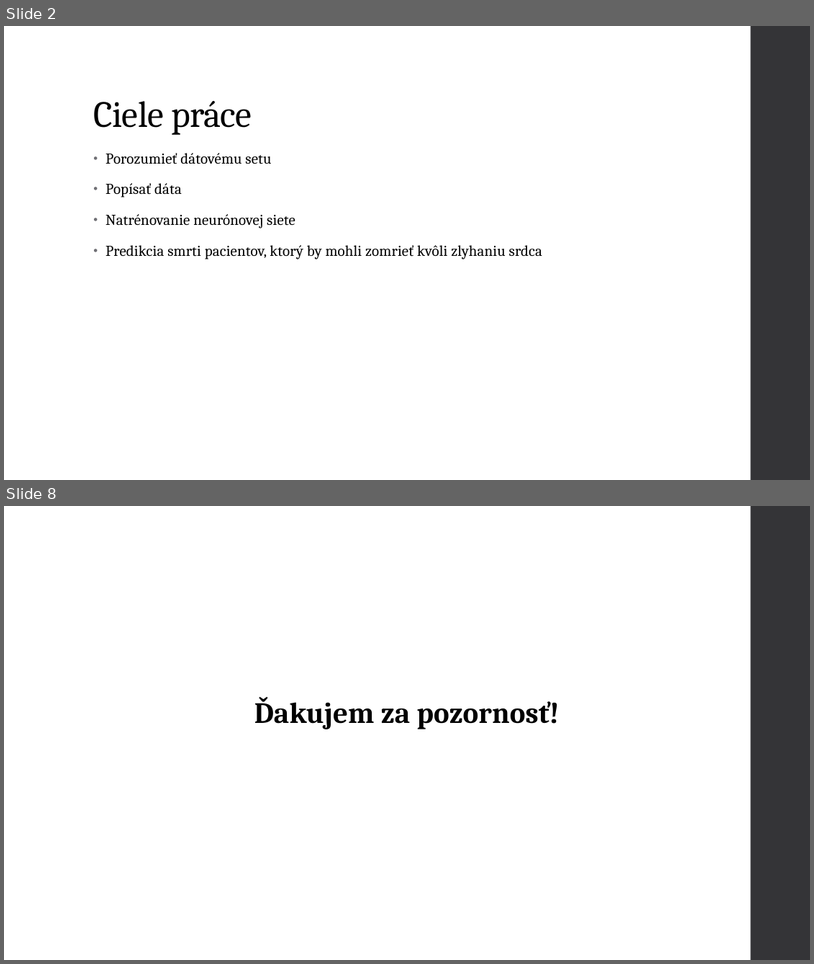
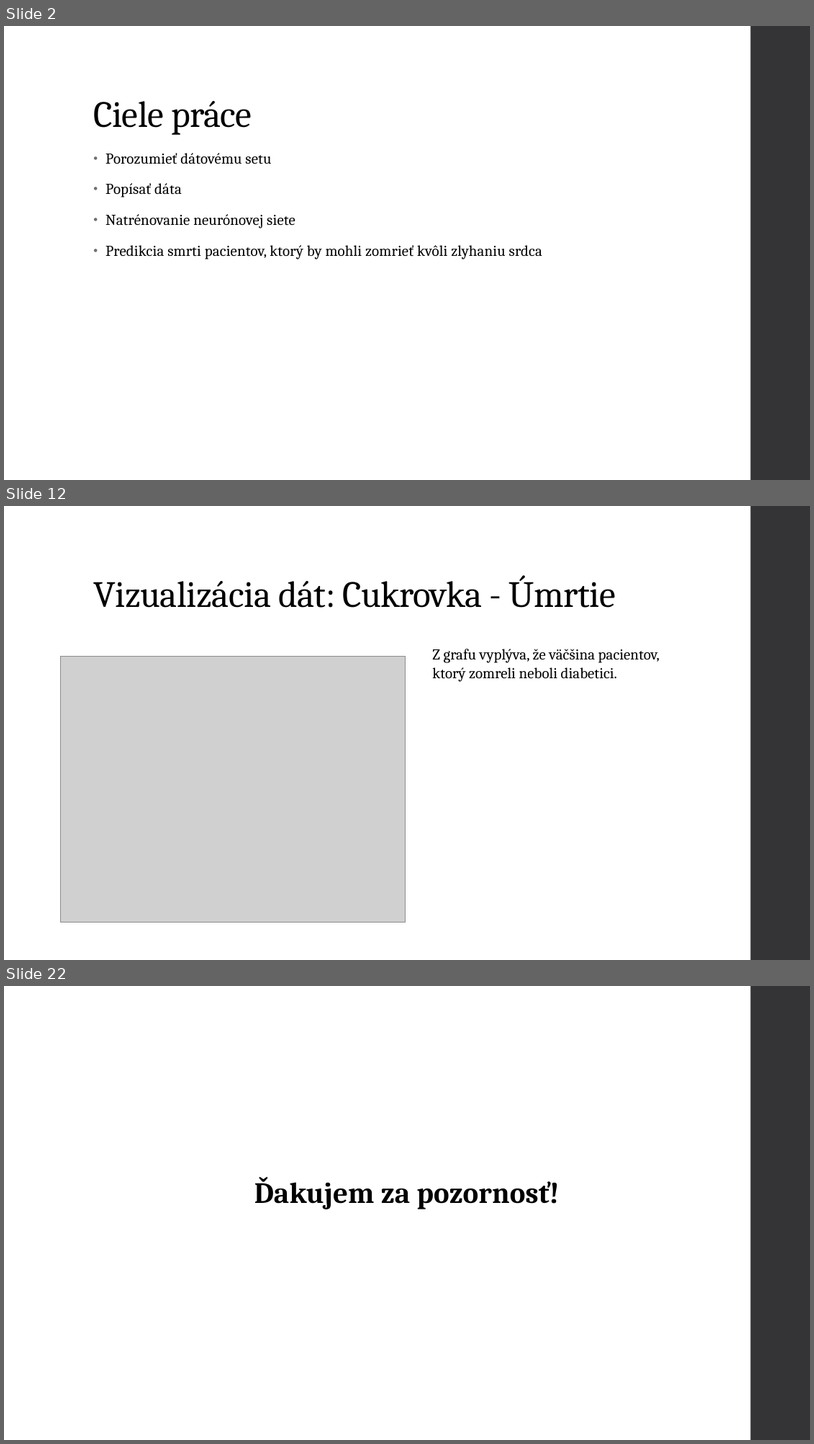
Before and after one commit to mvanko/Vanko_Martin_NS2021, a slide deck: Vanko Martin Predikcia zlyhania srdca.pptx. Shown one above the other, each under a label of ours: slides 2 and 8 before the commit, slides 2, 12 and 22 after it; the slides between them are not shown. The pictures are 814x964 and 814x1444 pixels, drawn with LibreOffice and Linux fonts; fonts in the diff are those of the drawing; grey boxes stand for pictures. Boxes give left, top, right and bottom in pixels: in the first picture for what was removed or moved away, otherwise in the second. Text is boxed around its words. In the diff, an @@ line names an element or a change of style, - is before the commit and + after.

```diff
--- a/Vanko Martin Predikcia zlyhania srdca.pptx
+++ b/Vanko Martin Predikcia zlyhania srdca.pptx
@@ slide 12 added at <box>4,506,810,960</box>, background #FFFFFF; not listed: 1 template element that a slide beside it also shows @@
@@ title added at <box>93,575,616,608</box>, 44 pt, text #000000 @@
+Vizualizácia dát: Cukrovka - Úmrtie
@@ picture added at <box>61,656,406,922</box> @@
@@ text added at <box>432,649,660,682</box>, 18 pt, text #000000 @@
+Z grafu vyplýva, že väčšina pacientov, ktorý zomreli neboli diabetici.
@@ what was slide 8 is now slide 22 @@
```
Also in this commit, not shown: 2 slides changed, 14 other slides added, 1 other file.
